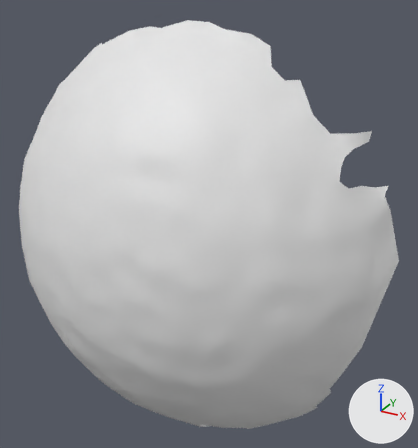
An edit to the OBJ model res/final/onecam_fullvolume/07/cleanedup/FullVolium.000424.obj, drawn before and after from the same camera.
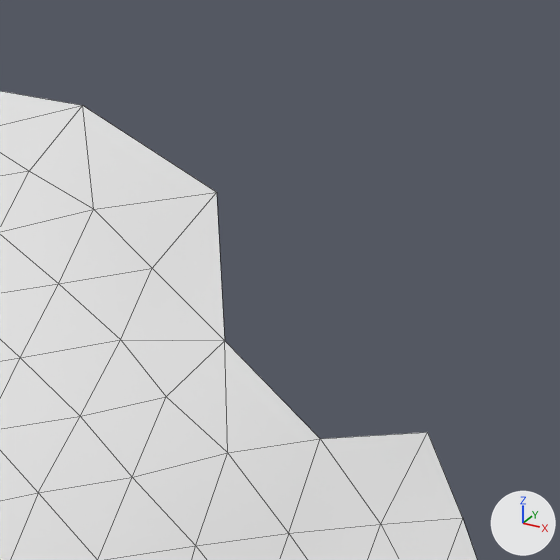
Old and new are each drawn whole from a 50 mm camera at (105.6, -781.6, 644.5) aimed at (20.7, -627.3, 567.3) and again close up on the part from 57% to 76% of the width and 4% to 22% of the height. Arrows for +X, +Y and +Z are at lower right; the lights stay in place. The close-ups show mesh edges as thin lines. Where no turn or scale is listed for an object, it has been applied to the vertices.

Objects in the first close-up: 'FullVolium.000424'.
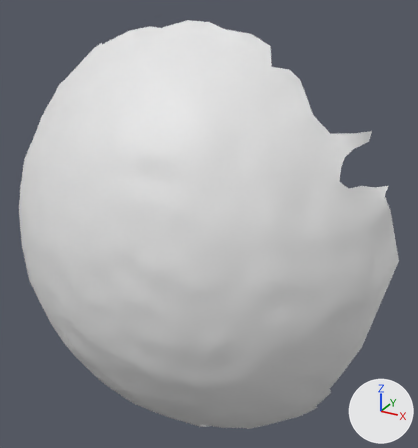
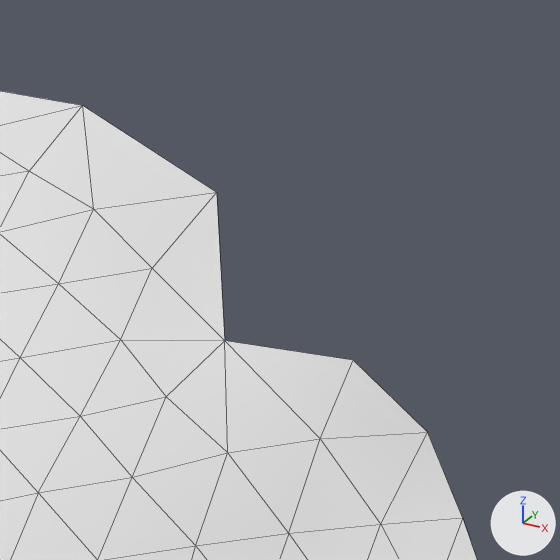
Where the change shows, as pixel boxes [x1, y1, x2, y2] in the close-ups (560 x 560 px):
part 1 of me_fullvolium_000424, added
    after: [226, 341, 427, 439]

Diff of the bpy script that builds the scene:
```diff
--- a/res/final/onecam_fullvolume/07/cleanedup/FullVolium.000424.obj.py
+++ b/res/final/onecam_fullvolume/07/cleanedup/FullVolium.000424.obj.py
@@ me_fullvolium_000424 @@
 me_fullvolium_000424.from_pydata(...)  # 1944 vertices, 3813 faces; spans x -61.2..80.8, y -671.8..-603.8, z 486.2..630.3
 # used by ob_fullvolium_000424; location = (0.0, 0.0, 0.0)
 # verts and faces of me_fullvolium_000424; kept vertices keep their numbers, new ones are numbered from 1944
 # before: 1697 (46.5, -631.2, 616.9) at pixel (320, 438), 1746 (49.5, -627.7, 616.9) at pixel (427, 432), 1906 (41.7, -629.5, 620.0) at pixel (224, 340)
+# me_fullvolium_000424 part 1
+verts[1944] = (46.7, -628.7, 619.5)  # pixel (353, 360)
+faces += [(1697, 1746, 1944), (1697, 1944, 1906)]
```
